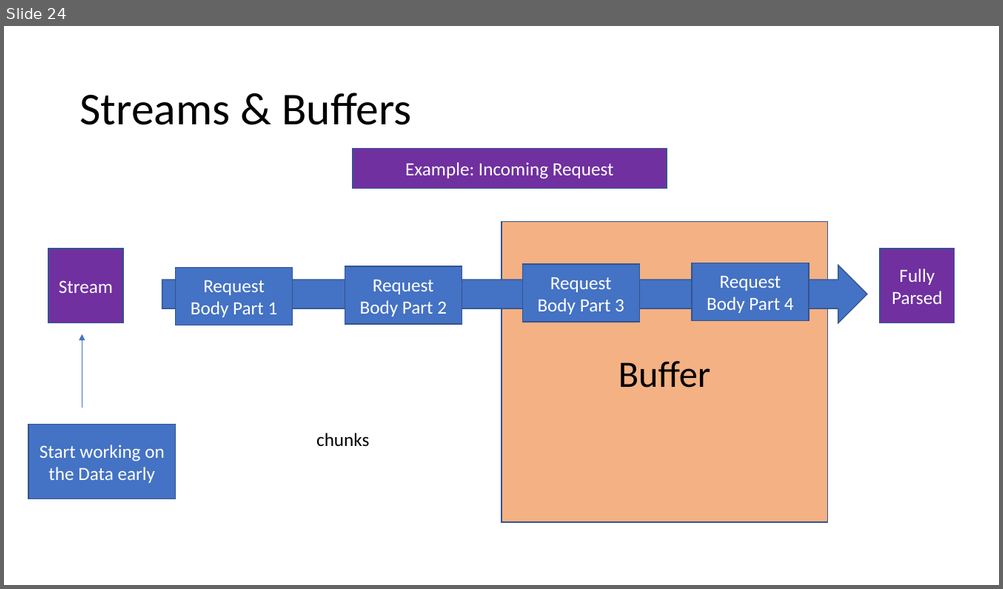
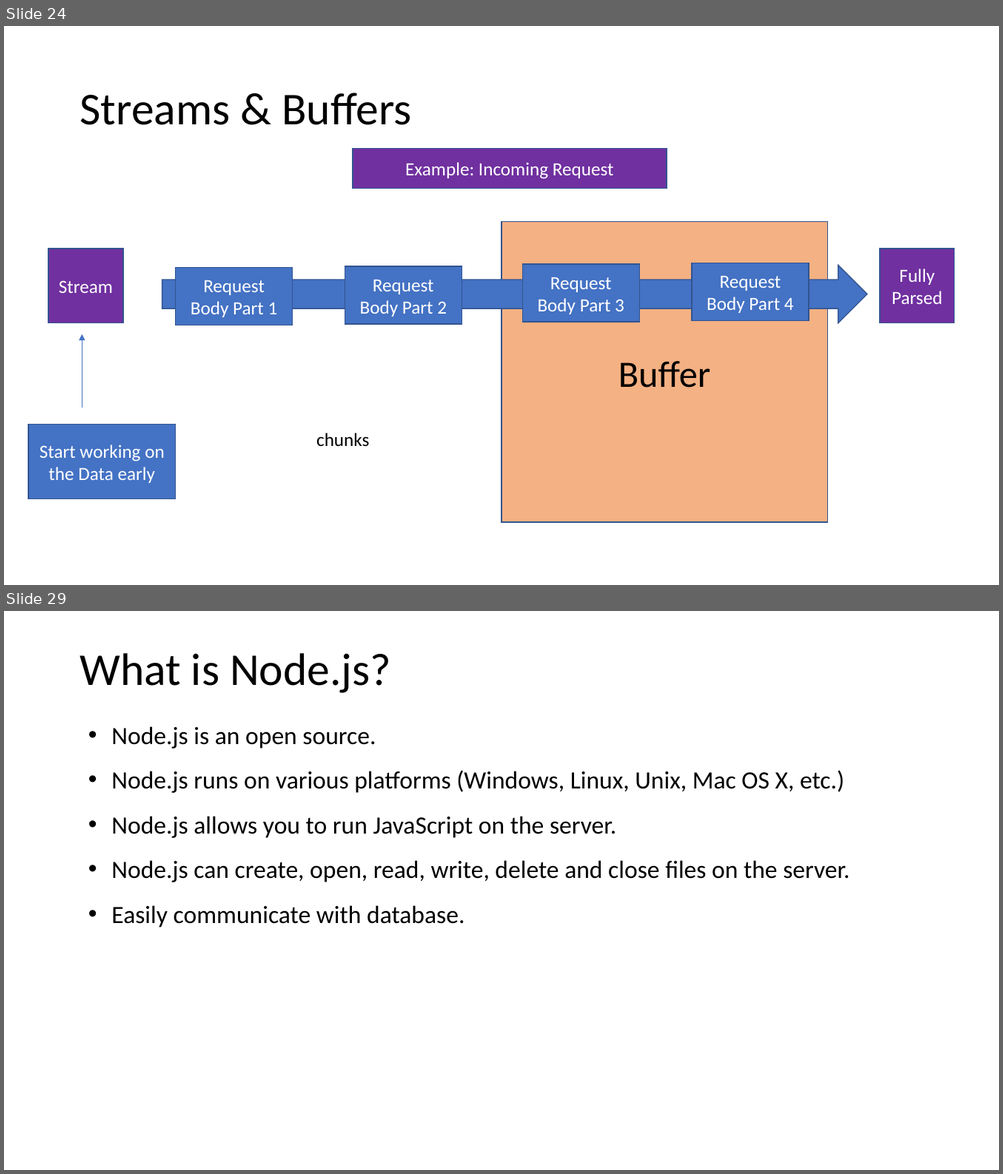
Before and after one commit to PiyushChaturvedii/Batch04, a slide deck: What is Node.pptx. Shown one above the other, each under a label of ours: slide 24 before the commit, slides 24 and 29 after it; the slides between them are not shown. The pictures are 1003x589 and 1003x1174 pixels, drawn with LibreOffice and Linux fonts; fonts in the diff are those of the drawing. Boxes give left, top, right and bottom in pixels: in the first picture for what was removed or moved away, otherwise in the second. Text is boxed around its words. In the diff, an @@ line names an element or a change of style, - is before the commit and + after.

```diff
--- a/What is Node.pptx
+++ b/What is Node.pptx
@@ slide 29 added at (4, 611, 999, 1170), background #FFFFFF @@
@@ title added at (79, 653, 391, 693), 44 pt, text #000000 @@
+What is Node.js?
@@ text added at (111, 726, 849, 928), 24 pt, text #000000 @@
+• Node.js is an open source.
+• Node.js runs on various platforms (Windows, Linux, Unix, Mac OS X, etc.)
+• Node.js allows you to run JavaScript on the server.
+• Node.js can create, open, read, write, delete and close files on the server.
+• Easily communicate with database.
```
Also in this commit, not shown: 16 other slides added, 15 other files.
